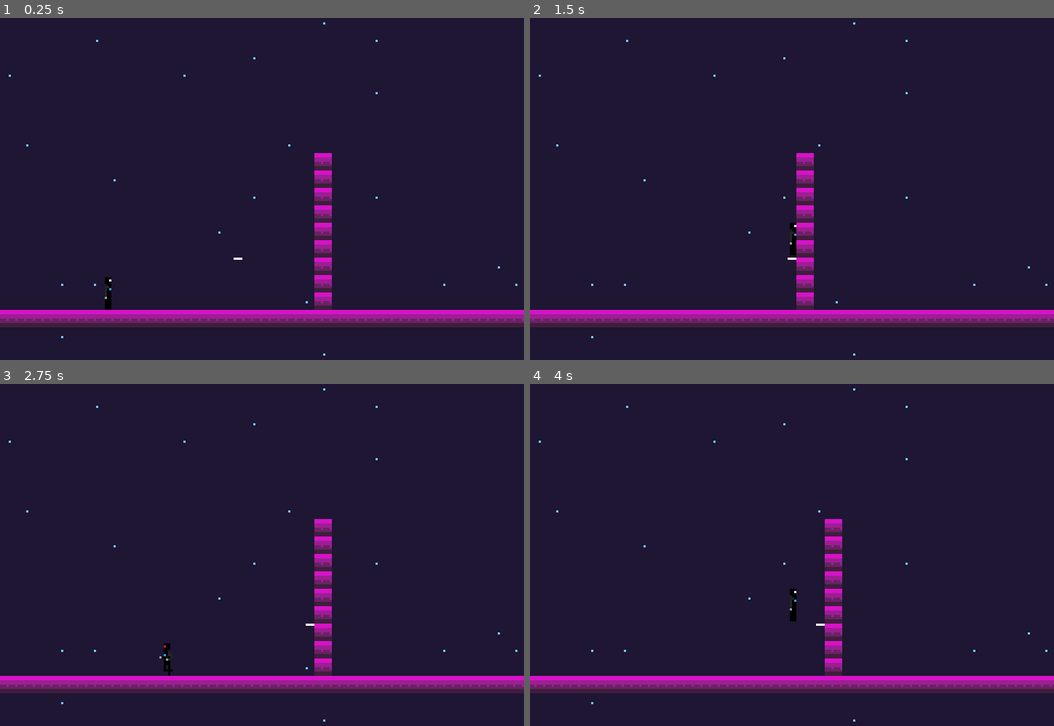
Above: before the commit, frames 1-4 (two rows, left to right).
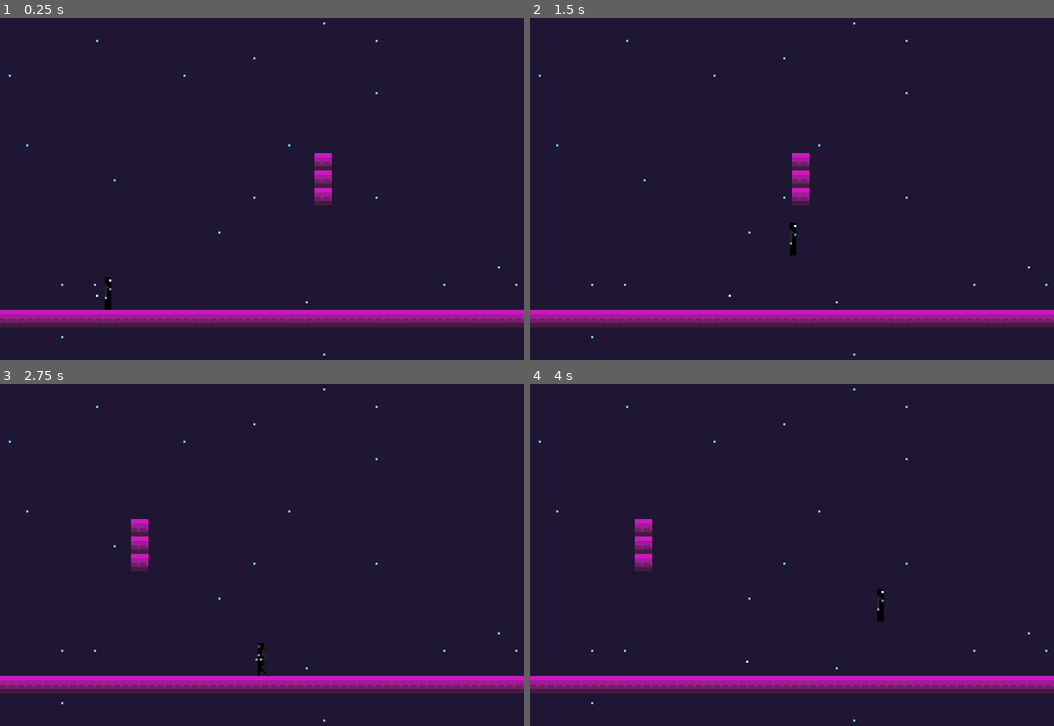
Above: after the commit, the same moments.

Repository: antiomiae/mario
Game: Godot game, scene res://tether/enemy_scene.tscn
Two runs of this game, one before a commit and one after it. Both use one fixed random seed, a clock stepped at 60 frames per second and the inputs below. This scene is started directly instead of the project's main scene.
Inputs:
- Up to frame 1 (0.25 s): no input
- Up to frame 2 (1.5 s): tap Enter at 0.5 s; hold G (grapple) 0.53-1.28 s; hold Right (ui_right) from 0.53 s (still down); tap Space (jump) at 0.77, 1.25 s; tap Shift (run) at 1.35 s
- Up to frame 3 (2.75 s): tap Space (jump) at 1.52 s; release Right (ui_right) at 2.03 s; hold Left (ui_left) from 2.03 s (still down); hold G (grapple) from 2.03 s (still down)
- Up to frame 4 (4 s): release Left (ui_left) at 2.78 s; release G (grapple) at 2.78 s; hold Right (ui_right) from 2.78 s (still down); tap Shift (run) at 2.85 s; tap Space (jump) at 3.02, 3.77 s; hold G (grapple) from 3.53 s (still down)

The runs differ from the first frame. In frame 1, 1.0% of the frame differs, in the area x 18-64%, y 54-86%; in frame 2, 1.6%; in frame 3, 2.2%; in frame 4, 2.6%, in the area x 0-100%, y 39-89%.

Commit message:
.

Diff:
--- a/projectile/bullet.gd
+++ b/projectile/bullet.gd
@@ -1,14 +1,14 @@
 extends Node2D
 
-export var velocity : Vector2 = Vector2(60*3, 0)
+export var velocity : Vector2 = Vector2(60*2, 0)
+export var draw_length : float = 1
+var collision_layer = 0xFFFFFFFF
 
 var _last_position : Vector2 = position
-
-var collision_layer = 0xFFFFFFFF
-
 var _collision = null
 
-export var draw_length : float = 4
+
+
 
 func advance(delta):
     update()
@@ -25,9 +25,11 @@
 
     position = next_position
 
+
 func _draw():
     var n = velocity.normalized()
-    draw_line(to_local(position), to_local(position - draw_length * n), Color(1, 1, 1))
+    draw_line(to_local(position), to_local(position - draw_length * n), Color(1, 1, 1), 1, false)
+
 
 func get_collision():
     return _collision
--- a/tether/enemy_scene.gd
+++ b/tether/enemy_scene.gd
@@ -5,4 +5,4 @@
 
     var collision = $Bullet.get_collision()
     if collision:
-        print(collision)
+        $Bullet.call_deferred("set_position", Vector2(0, $Bullet.position.y))
--- a/tether/enemy_scene.tscn
+++ b/tether/enemy_scene.tscn
@@ -29,7 +29,7 @@
 collision_layer = 2
 collision_mask = 0
 format = 1
-tile_data = PoolIntArray( -786434, 6, 0, -851927, 6, 0, -720 …(967 unchanged characters)… , 0, 1310761, 6, 0, 1441790, 6, 0, 1376273, 0, 0, 1376297, 6, 0, 1507326, 6, 0, 1441809, 0, 0, 1441833, 6, 0, 1572862, 6, 0, 1507345, 0, 0, 1507369, 6, 0, 1638398, 6, 0, 1572881, 0, 0, 1572905, 6, 0, 1703934, 6, 0, 1638417, 0, 0, 1638441, 6, 0, 1769470, 6, 0, 1703953, 0, 0, 1703977, 6, 0, 1835006, 6, 0, 18350 …(700 unchanged characters)…
+tile_data = PoolIntArray( -786434, 6, 0, -851927, 6, 0, -720 …(967 unchanged characters)… , 0, 1310761, 6, 0, 1441790, 6, 0, 1376297, 6, 0, 1507326, 6, 0, 1441833, 6, 0, 1572862, 6, 0, 1507369, 6, 0, 1638398, 6, 0, 1572905, 6, 0, 1703934, 6, 0, 1638441, 6, 0, 1769470, 6, 0, 1703977, 6, 0, 1835006, 6, 0, 18350 …(700 unchanged characters)…
 
 [node name="player" parent="." instance=ExtResource( 3 )]
 pause_mode = 1
@@ -44,4 +44,4 @@
 editor_draw_limits = true
 
 [node name="Bullet" parent="." instance=ExtResource( 4 )]
-position = Vector2( 58, 192 )
+position = Vector2( 7, 208.5 )
